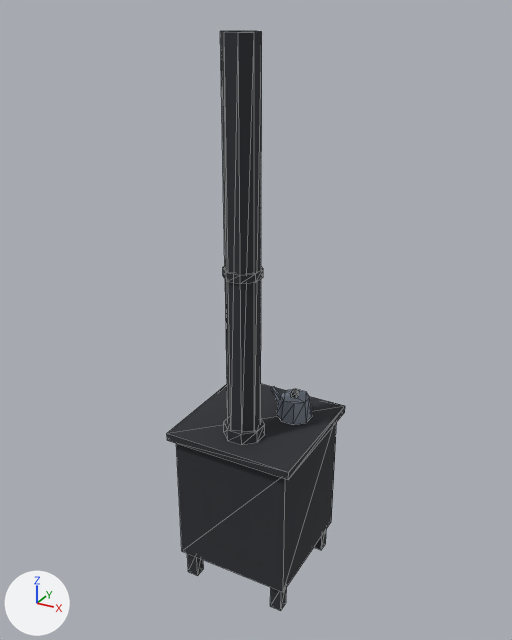
Renders of the glTF model winter-survival/assets/models/wood_stove.glb from each side of a commit.
Both versions are drawn from a 50 mm lens placed at (1.47, -2.7, 2.78), pointed at (-0.03, 0.02, 1.42). Every picture has the same lights, and +X, +Y and +Z are marked at lower left. The first picture is the older version. Mesh edges are drawn as thin lines. Vertices at exactly the same position are counted once.

In view in the first picture: 'Body', 'Pipe'.
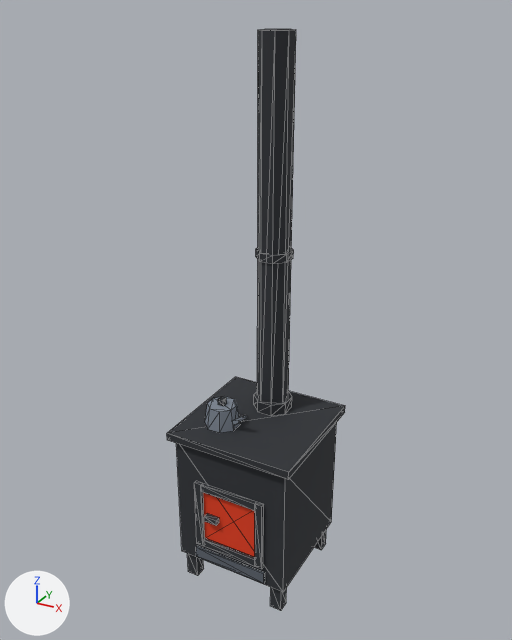
Location of each change, [x1, y1, x2, y2] in pixels of the pictures (512 x 640 px; the box of a moved part takes in the faces that stretch with it):
'Body', reshaped: before [167, 384, 345, 611]; after [167, 377, 345, 611]
'Pipe', turned: before [220, 31, 265, 445]; after [254, 29, 296, 416]
'Door', reshaped (not visible before): after [203, 493, 255, 557]
part 1 of me_body, moved or reshaped (not visible before): after [194, 481, 264, 569]
part 2 of me_body, moved or reshaped (not visible before): after [196, 546, 265, 584]
part 3 of me_body, moved or reshaped: before [277, 389, 312, 425]; after [205, 396, 241, 433]
part 4 of me_body, moved or reshaped: before [291, 389, 299, 398]; after [218, 397, 226, 406]
part 5 of me_body, moved or reshaped: before [271, 386, 280, 403]; after [233, 415, 247, 425]
part 6 of me_body, edited (looks the same): [168, 384, 345, 472] in both
part 7 of me_door, moved or reshaped (not visible before): after [204, 513, 219, 526]
part 8 of me_door, added: after [203, 493, 255, 557]

Diff of the bpy script that builds the scene:
```diff
--- a/winter-survival/assets/models/wood_stove.glb.py
+++ b/winter-survival/assets/models/wood_stove.glb.py
@@ mat_palette_vcol @@
+mat_palette_vcol = bpy.data.materials.new('palette_vcol')
+mat_palette_vcol.use_nodes = True; mat_palette_vcol.node_tree.nodes.clear()
+_N = mat_palette_vcol.node_tree.nodes; _L = mat_palette_vcol.node_tree.links
+n0 = _N.new('ShaderNodeBsdfPrincipled'); n0.name = 'Principled BSDF'
+n0.inputs[2].default_value = 0.9  # 'Roughness'
+n1 = _N.new('ShaderNodeOutputMaterial'); n1.name = 'Material Output'
+n2 = _N.new('ShaderNodeVertexColor'); n2.name = 'Color Attribute'
+_L.new(n0.outputs[0], n1.inputs[0])  # 'BSDF' to 'Surface'
+_L.new(n2.outputs[0], n0.inputs[0])  # 'Color' to 'Base Color'
@@ me_body @@
 me_body.from_pydata(...)  # 112 vertices, 154 faces; spans x -0.33..0.33, y -0.33..0.33, z 0.0..1.03
-me_body.materials.append(mat_stone_dark)  # dark grey #5a616b
-me_body.materials.append(mat_stone)  # grey #7c8592
+# me_body part 1: the loose piece of 24 vertices spanning x -0.19..0.19, y 0.3..0.318, z 0.26..0.64 is turned 180 degrees about the z axis through the mesh origin, in mat_palette_vcol
+# me_body part 2: the loose piece of 8 vertices spanning x -0.2..0.2, y 0.3..0.315, z 0.17..0.23 is turned 180 degrees about the z axis through the mesh origin, in mat_palette_vcol
+# me_body part 3: the loose piece of 16 vertices spanning x 0.057..0.223, y 0.037..0.203, z 0.89..1.0 is turned 180 degrees about the z axis through the mesh origin, in mat_palette_vcol
+# me_body part 4: the loose piece of 8 vertices spanning x 0.125..0.155, y 0.105..0.135, z 1.0..1.03 is turned 180 degrees about the z axis through the mesh origin, in mat_palette_vcol
+# me_body part 5: the loose piece of 8 vertices spanning x -0.018..0.071, y 0.126..0.17, z 0.92..0.997 is turned 180 degrees about the z axis through the mesh origin, in mat_palette_vcol
+# me_body part 6: 14 faces spanning x -0.33..0.33, y -0.33..0.33, z 0.0..0.89 switch from mat_iron (dark grey #2b2e33) to mat_palette_vcol
@@ me_door @@
 # verts and faces of me_door; kept vertices keep their numbers, new ones are numbered from 12
-me_door.from_pydata(...)  # 12 vertices, 12 faces; spans x -0.15..0.15, y 0.3..0.33, z 0.3..0.6
+me_door.from_pydata(...)  # 12 vertices, 12 faces; spans x -0.15..0.15, y -0.33..-0.3, z 0.3..0.6
+# me_door part 7: the loose piece of 8 vertices spanning x 0.06..0.13, y 0.3..0.33, z 0.435..0.465 is turned 180 degrees about the z axis through the mesh origin, in mat_palette_vcol
+# me_door part 8
+verts[12] = (0.15, -0.301, 0.3)
+verts[13] = (-0.15, -0.301, 0.3)  # pixel (204, 538)
+verts[14] = (-0.15, -0.301, 0.6)
+verts[15] = (0.15, -0.301, 0.6)
+faces += [(13, 15, 14), (12, 15, 13)]  # mat_ember
+# other edits to the shape of me_door do not show in these pictures
 me_door.materials.append(mat_ember)
-me_door.materials.append(mat_iron)  # dark grey #2b2e33
+me_door.materials.append(mat_palette_vcol)
@@ me_pipe @@
-me_pipe.from_pydata(...)  # 48 vertices, 66 faces; spans x -0.09..0.09, y -0.24..-0.06, z 0.89..2.7
+me_pipe.from_pydata(...)  # 48 vertices, 66 faces; spans x -0.09..0.09, y 0.06..0.24, z 0.89..2.7
+# me_pipe part 9: the whole mesh is turned 180 degrees about the z axis through the mesh origin
 me_pipe.materials.append(mat_iron)
```
